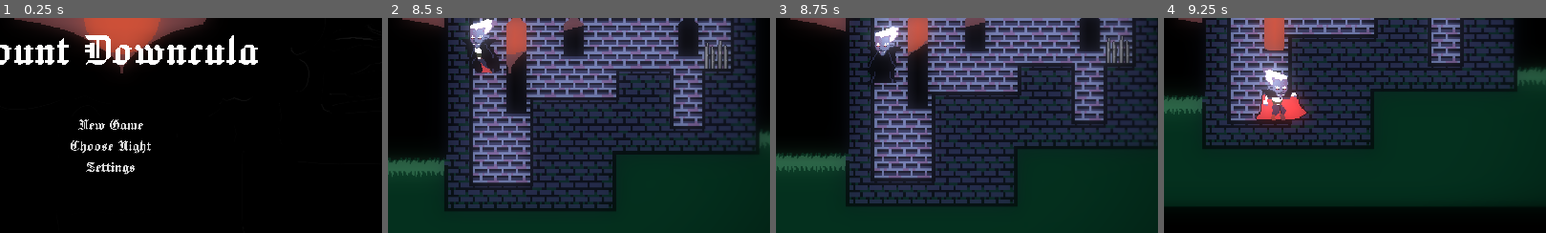
Above: before the commit, frames 1-4 (left to right).
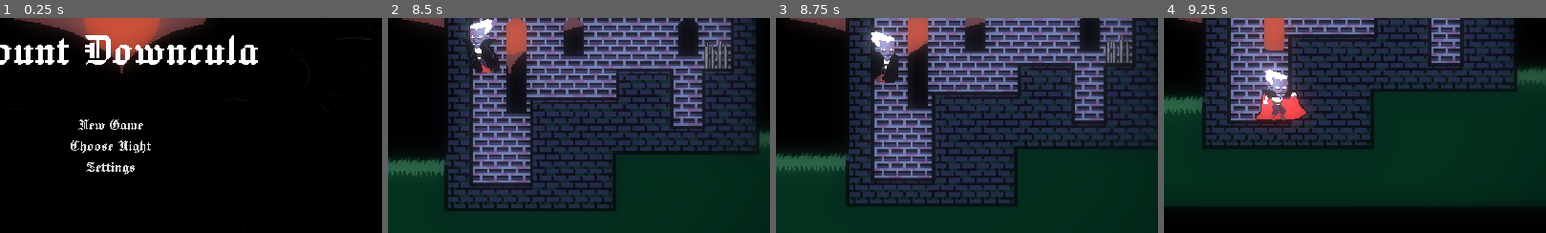
Above: after the commit, the same moments.

Repository: Agecaf/gmtk26-jamgame
Game: Godot game, scene res://main.tscn
Two runs of this game, one before a commit and one after it. Both use one fixed random seed, a clock stepped at 60 frames per second and the inputs below.
Inputs:
- Up to frame 1 (0.25 s): no input
- Up to frame 2 (8.5 s): click "New Game" at 0.5 s; click "Continue" at 1.25 s; tap Enter (ui_accept) at 2 s; hold D (right) 2.03-3.53 s; tap S (crouch) at 2.1, 5.85 s; tap W (jump) at 2.27, 3.02, 4.52, 5.27, 6.02, 7.52, 8.27 s; tap Backspace at 2.85, 6.6 s; hold A (left) 3.53-4.28 s; tap Delete at 3.6, 7.35 s; hold D (right) 4.28-5.78 s; tap Keypad Enter at 4.35, 8.1 s; tap Space at 5.1 s; hold A (left) 5.78-6.53 s; hold D (right) 6.53-7.28 s; hold A (left) from 7.28 s (still down)
- Up to frame 3 (8.75 s): keep holding A (left)
- Up to frame 4 (9.25 s): release A (left) at 8.78 s; hold D (right) from 8.78 s (still down); tap Space at 8.85 s; tap W (jump) at 9.02 s
The pictures show only the part of the screen within x 36-86%, y 42-92%; the shares and areas given below are measured in that part.

Frames 1-2 are identical in both runs. In frame 3, 0.9% of the frame differs, in the area x 23-33%, y 3-31%; in frame 4, nothing differs.

Commit message:
Implement player hang "animation"

Diff:
--- a/assets/art/player/vampire_anim.tres
+++ b/assets/art/player/vampire_anim.tres
@@ -2,6 +2,7 @@
 
 [sub_resource type="Animation" id="Animation_y4de8"]
 length = 0.3
+loop_mode = 1
 step = 0.1
 tracks/0/type = "value"
 tracks/0/imported = false
@@ -31,6 +32,22 @@
 "transitions": PackedFloat32Array(1, 1, 1),
 "update": 1,
 "values": [32, 33, 34]
+}
+
+[sub_resource type="Animation" id="Animation_pw61l"]
+length = 0.1
+step = 0.1
+tracks/0/type = "value"
+tracks/0/imported = false
+tracks/0/enabled = true
+tracks/0/path = NodePath("Sprite:frame")
+tracks/0/interp = 1
+tracks/0/loop_wrap = true
+tracks/0/keys = {
+"times": PackedFloat32Array(0),
+"transitions": PackedFloat32Array(1),
+"update": 1,
+"values": [62]
 }
 
 [sub_resource type="Animation" id="Animation_nje38"]
@@ -156,6 +173,7 @@
 _data = {
 &"Fall": SubResource("Animation_y4de8"),
 &"Glide": SubResource("Animation_sa0vd"),
+&"Hang": SubResource("Animation_pw61l"),
 &"Idle": SubResource("Animation_nje38"),
 &"Idle_2": SubResource("Animation_dob5m"),
 &"Jump": SubResource("Animation_ueljf"),
--- a/game/player/player_anim.gd
+++ b/game/player/player_anim.gd
@@ -46,6 +46,9 @@
 		Player.State.RUNNING:
 			animator.play(&'Vampire/Run')
 
+		Player.State.HANGING:
+			animator.play(&'Vampire/Hang')
+
 		Player.State.JUMPING:
 			animator.play(&'Vampire/Jump')
 
